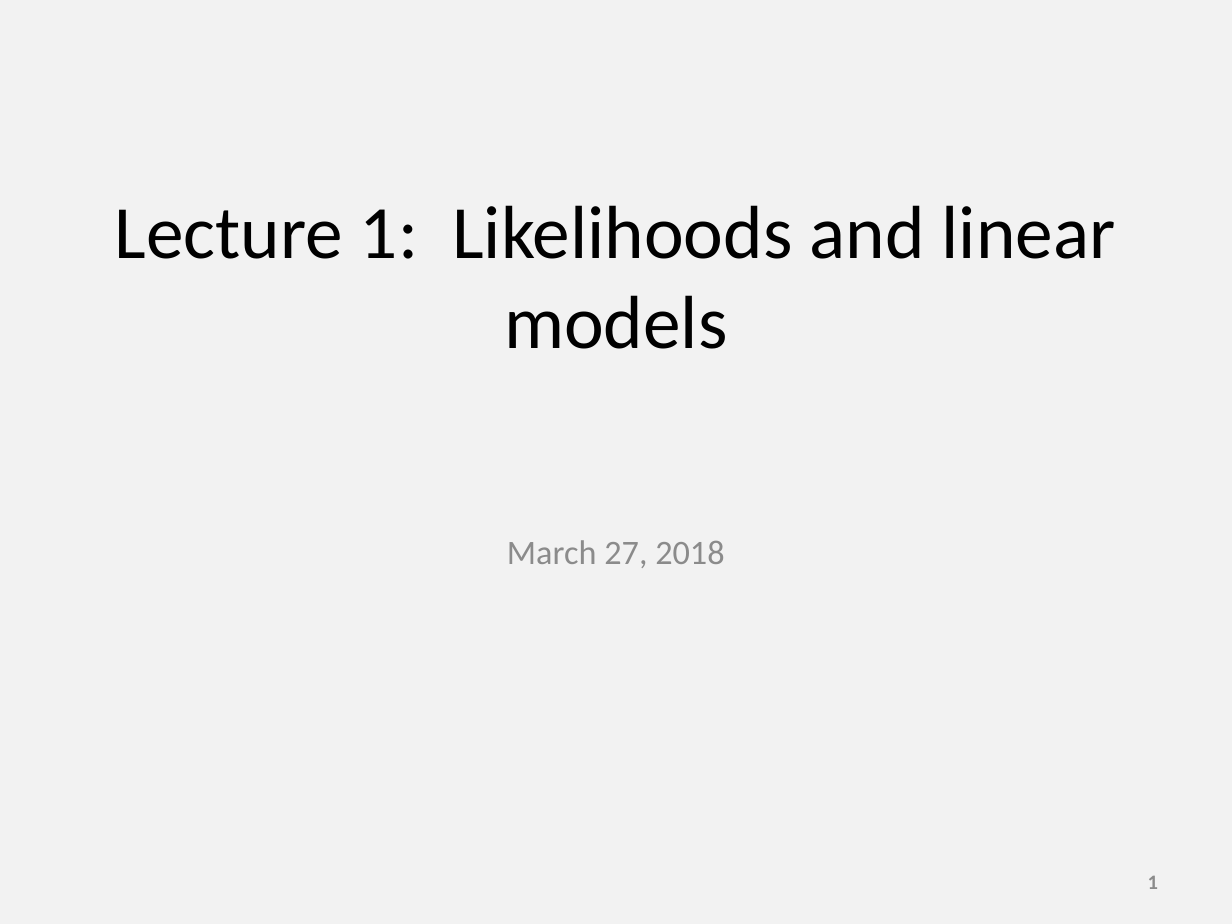
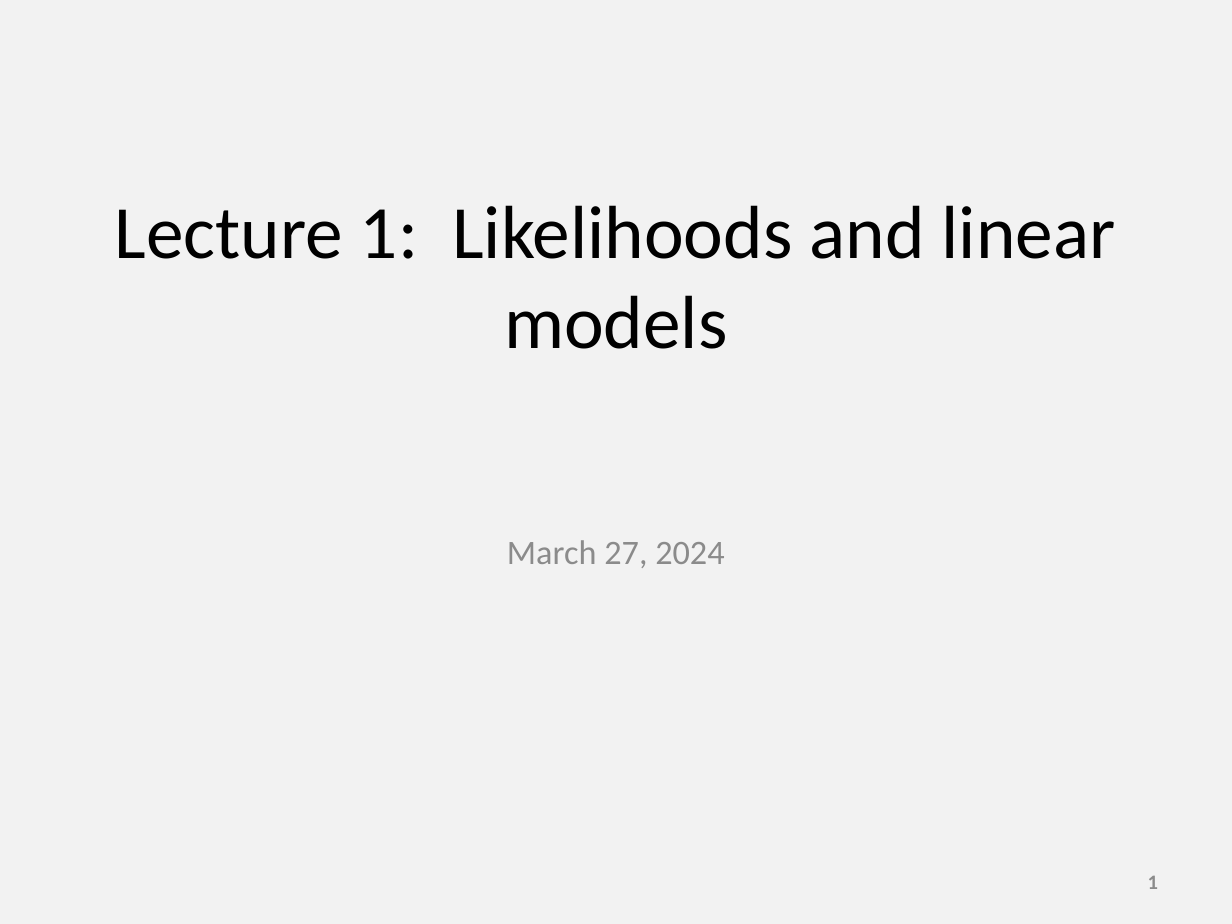
Before and after one commit to James-Thorson/2024_FSH556, a slide deck: slide 1 of Week 1/Lecture/Lecture 1 -- Linear models.pptx. Drawn at 1232x924 pixels with LibreOffice and Linux fonts; fonts in the diff are those of the drawing. Boxes give left, top, right and bottom in pixels: in the first picture for what was removed or moved away, otherwise in the second. Text is boxed around its words. In the diff, an @@ line names an element or a change of style, - is before the commit and + after.

```diff
--- a/Week 1/Lecture/Lecture 1 -- Linear models.pptx
+++ b/Week 1/Lecture/Lecture 1 -- Linear models.pptx
@@ subtitle at box(507, 540, 724, 568): text changed @@
-March 27, 2018
+March 27, 2024
```
